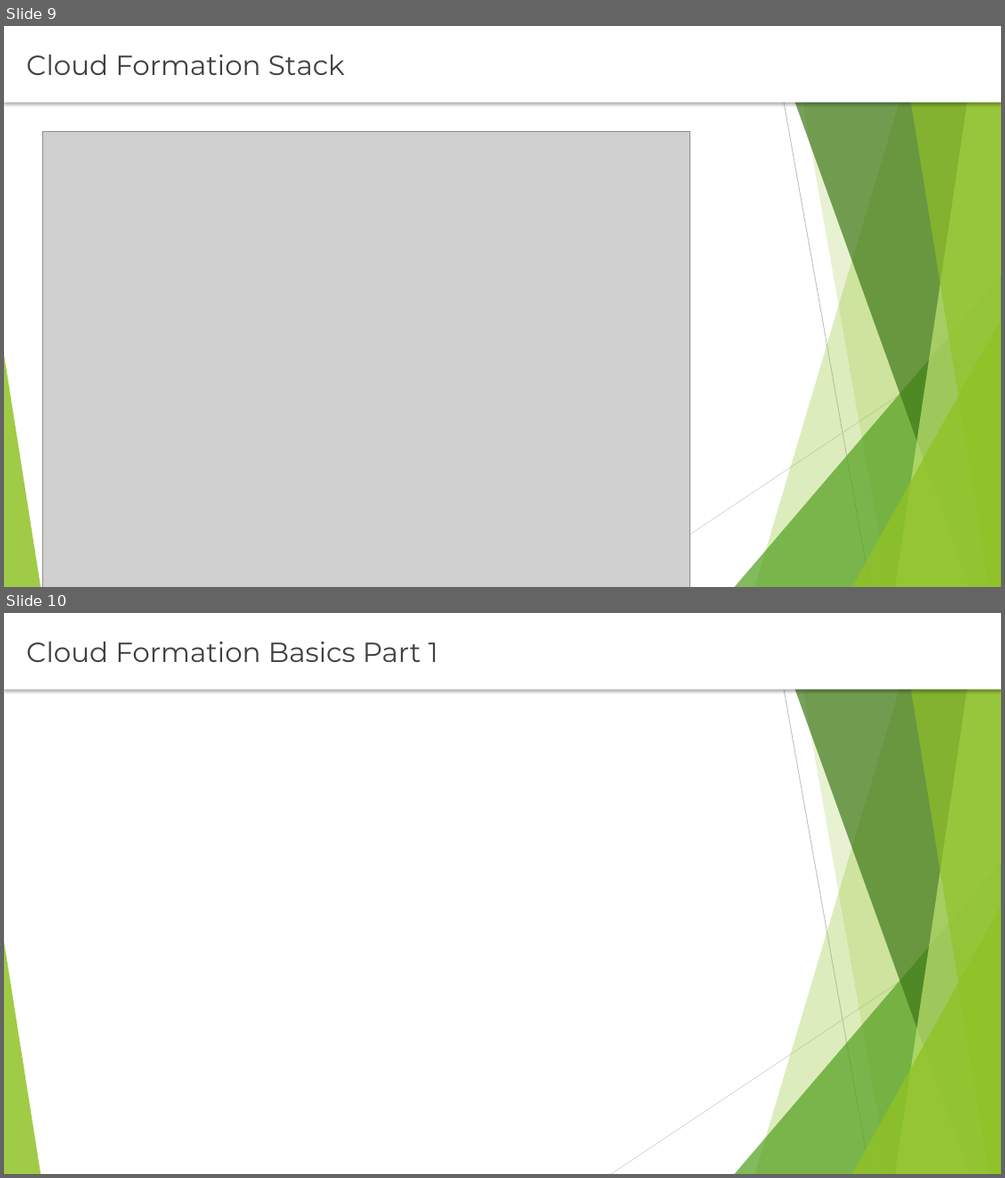
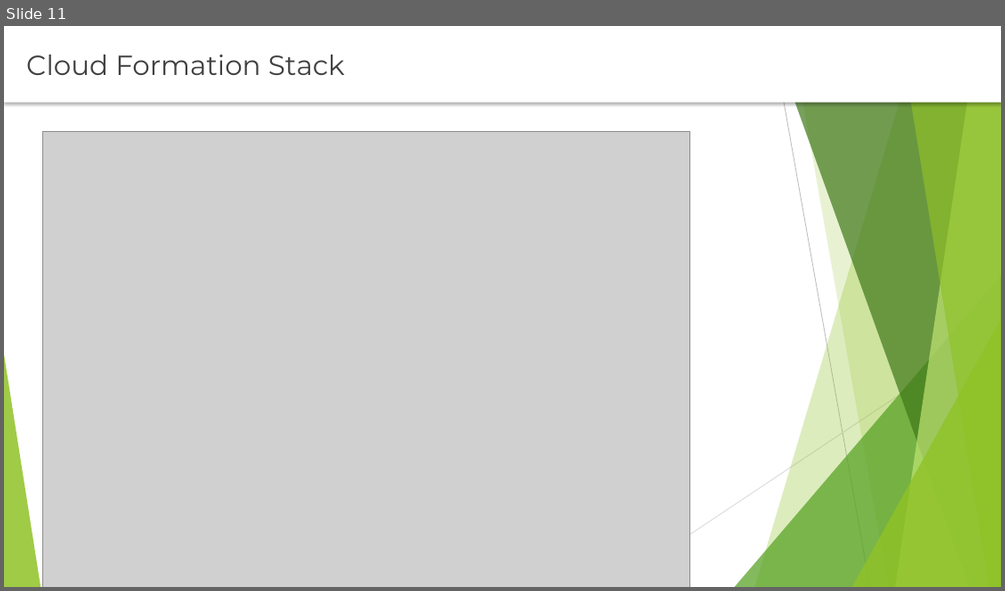
Before and after one commit to rusergei2010/AWSCourse2019, a slide deck: Lecture_4_CloudFormation/Cloudformation.pptx. Shown one above the other, each under a label of ours: slides 9 and 10 before the commit, slide 11 after it. The pictures are 1005x1178 and 1005x591 pixels, drawn with LibreOffice and Linux fonts; fonts in the diff are those of the drawing; grey boxes stand for pictures. Boxes give left, top, right and bottom in pixels: in the first picture for what was removed or moved away, otherwise in the second. Text is boxed around its words. In the diff, an @@ line names an element or a change of style, - is before the commit and + after.

Commit message:
CloudFormation lecture updated

```diff
--- a/Lecture_4_CloudFormation/Cloudformation.pptx
+++ b/Lecture_4_CloudFormation/Cloudformation.pptx
@@ slide 10 removed at [4,613,1001,1174], background #FFFFFF; not listed: 10 template elements that a slide beside it also shows @@
@@ text removed at [4,613,1001,690] @@
-Cloud Formation Basics Part 1
@@ what was slide 9 is now slide 11 @@
```
Also in this commit, not shown: 2 slides changed, 2 slides added, 6 other files.
